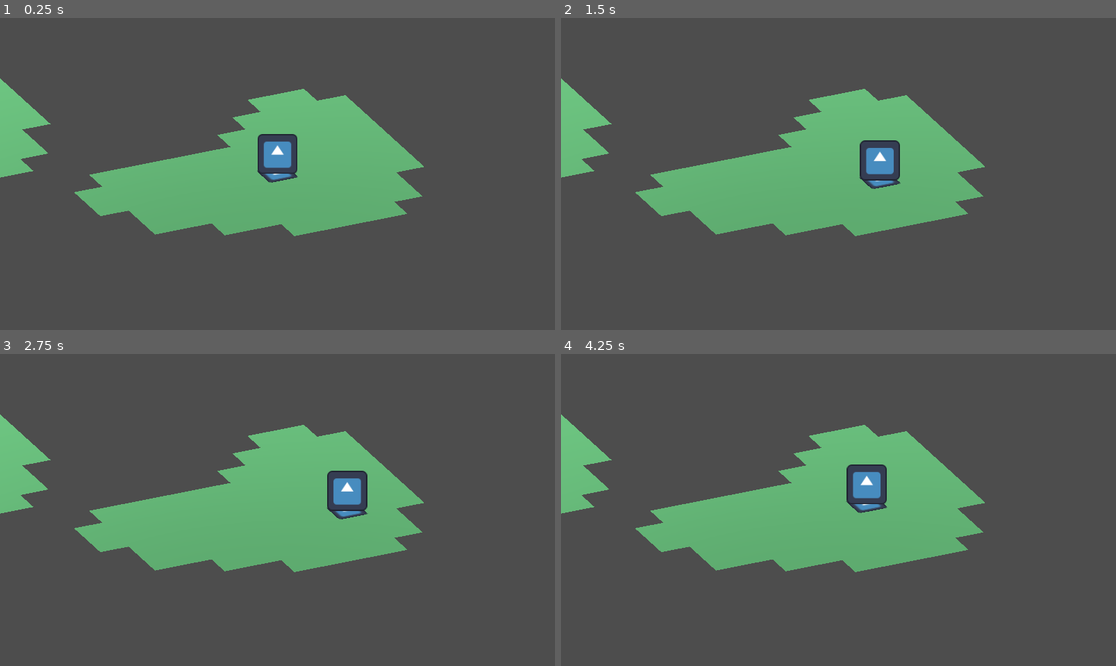
Above: before the commit, frames 1-4 (two rows, left to right).
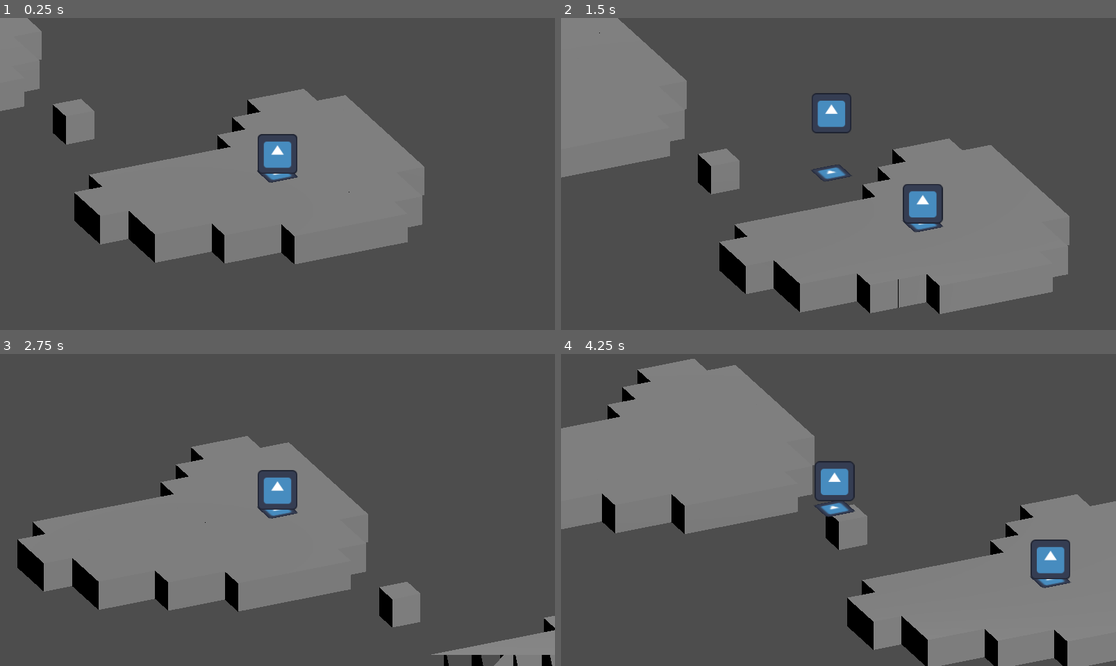
Above: after the commit, the same moments.

Repository: dzil123/littleguy
Game: Godot game, scene res://Game/Game.tscn
Two runs of this game, one before a commit and one after it. Both use one fixed random seed, a clock stepped at 60 frames per second and the inputs below. The engine's default icon, where the game draws it, is replaced by a stand-in: a white triangle on a blue panel in a dark square.
Inputs:
- Up to frame 1 (0.25 s): no input
- Up to frame 2 (1.5 s): tap Enter at 0.5 s; hold Right (ui_right) 0.53-1.28 s; hold Down (ui_down) from 1.28 s (still down)
- Up to frame 3 (2.75 s): release Down (ui_down) at 2.03 s; hold Right (ui_right) from 2.03 s (still down)
- Up to frame 4 (4.25 s): release Right (ui_right) at 2.78 s; hold Up (ui_up) 2.78-3.53 s; hold Left (ui_left) from 3.53 s (still down)

The runs differ from the first frame. In frame 1, 27% of the frame differs, in the area x 0-77%, y 0-79%; in frame 2, 44%; in frame 3, 32%; in frame 4, 51%, in the area x 0-100%, y 1-100%.

Commit message:
tweeny stuff

Diff:
--- a/Game/Game.tscn
+++ b/Game/Game.tscn
@@ -12,6 +12,7 @@
 transform = Transform3D(0.906308, -0.178606, 0.383022, 0, 0.906308, 0.422618, -0.422618, -0.383022, 0.821394, 0, 3, 0)
 
 [node name="Camera3D" type="Camera3D" parent="."]
+process_priority = 5
 transform = Transform3D(1, 0, 0, 0, 1, 0, 0, 0, 1, 0, 0, 10)
 projection = 1
 size = 10.0
--- a/Game/GameCamera.gd
+++ b/Game/GameCamera.gd
@@ -1,11 +1,14 @@
 extends Camera3D
 
+var player
+
+func _ready():
+	player = $"../Logic".find_child("Player", true, false)
+
 func _process(delta):
-	var player = $"../Logic".find_child("Player")
-
-	var weight = 0
+	var weight = 1
 	self.global_position = player.global_position * weight
-	self.global_position += player.get_parent().global_position
-	self.global_position /= weight + 1;
+#	self.global_position += player.get_parent().global_position
+#	self.global_position /= weight + 1;
 
 	self.global_position += Vector3.BACK * 10
--- /dev/null
+++ b/Game/Logic/Actions/IslandHopAction.gd
@@ -0,0 +1,21 @@
+extends Resource
+class_name IslandHopAction
+
+static func do(who: Entity, island: Node) -> bool:
+	var from = who.global_position
+	var to = who.get_parent().get_parent().find_child("StartIsland3").global_position
+	var to2 = island.global_position
+
+	var sprite = who.find_child("Sprite")
+
+	who.tween = who.create_tween()
+	who.tween.tween_property(who, "global_position", to, 0.75).from(from)
+	who.tween.parallel().tween_property(who, "jumpyness", 1.0, 0.75).from(0.0)
+	who.tween.tween_property(who, "global_position", to2, 0.75).from(to)
+	who.tween.parallel().tween_property(who, "jumpyness", 1.0, 0.75).from(0.0)
+	who.tween.play()
+
+	who.pos = Vector3i.ZERO
+	who.get_parent().remove_child(who)
+	island.add_child(who)
+	return true
--- /dev/null
+++ b/Game/Logic/Actions/StepAction.gd
@@ -0,0 +1,13 @@
+extends Resource
+class_name StepAction
+
+static func do(who: Entity, direction: Vector3i) -> bool:
+	if not who.get_parent().is_walkable(who.pos + direction):
+		return IslandHopAction.do(who, who.get_parent().get_parent().find_child("StartIsland2"))
+
+	who.tween = who.create_tween()
+	who.tween.tween_property(who, "position", Vector3(who.pos + direction), 0.1)
+	who.tween.play()
+
+	who.pos += direction
+	return true
--- a/Game/Logic/Entity.gd
+++ b/Game/Logic/Entity.gd
@@ -1,9 +1,18 @@
-extends Sprite3D
+extends Node3D
+class_name Entity
 
+var jumpyness : float = 0
 var pos : Vector3i
+var tween : Tween = null
 
 func _ready():
 	pos = Vector3i(round(position.x), 0, round(position.z))
 
+func is_tweening():
+	return tween != null and tween.is_running()
+
 func _process(delta):
-	position = pos
+	$Sprite.position.y = -jumpyness * (jumpyness - 1) * 6
+	if !is_tweening():
+		position = pos
+		pass
--- a/Game/Logic/Island.tscn
+++ b/Game/Logic/Island.tscn
@@ -1,19 +1,13 @@
-[gd_scene load_steps=5 format=3 uid="uid://d2tk66rty0dqx"]
+[gd_scene load_steps=4 format=3 uid="uid://dik4h38uv7uvr"]
 
 [ext_resource type="Script" path="res://Game/Logic/Island.gd" id="1_mx8u3"]
 
-[sub_resource type="StandardMaterial3D" id="StandardMaterial3D_1bhcv"]
-albedo_color = Color(0.403922, 0.760784, 0.486275, 1)
-
-[sub_resource type="PlaneMesh" id="PlaneMesh_8cgya"]
-material = SubResource("StandardMaterial3D_1bhcv")
-size = Vector2(1, 1)
-center_offset = Vector3(0, -0.5, 0)
+[sub_resource type="BoxMesh" id="BoxMesh_qrh86"]
 
 [sub_resource type="MeshLibrary" id="MeshLibrary_qfthp"]
 item/0/name = ""
-item/0/mesh = SubResource("PlaneMesh_8cgya")
-item/0/mesh_transform = Transform3D(1, 0, 0, 0, 1, 0, 0, 0, 1, 0, 0, 0)
+item/0/mesh = SubResource("BoxMesh_qrh86")
+item/0/mesh_transform = Transform3D(1, 0, 0, 0, 1, 0, 0, 0, 1, 0, -1, 0)
 item/0/shapes = []
 item/0/navigation_mesh_transform = Transform3D(1, 0, 0, 0, 1, 0, 0, 0, 1, 0, 0, 0)
 item/0/navigation_layers = 1
--- a/Game/Logic/Logic.gd
+++ b/Game/Logic/Logic.gd
@@ -2,16 +2,34 @@
 
 @onready var player = $StartIsland/Player;
 
-func _input(event):
-	if event.is_action_pressed("ui_left"):
-		player_step(Vector3i.LEFT)
-	if event.is_action_pressed("ui_right"):
-		player_step(Vector3i.RIGHT)
-	if event.is_action_pressed("ui_up"):
-		player_step(Vector3i.FORWARD)
-	if event.is_action_pressed("ui_down"):
-		player_step(Vector3i.BACK)
+func _process(delta: float):
+	for entity in get_tree().get_nodes_in_group("Entities"):
+		if entity.is_tweening():
+			return
+
+	var success = false
+
+	if Input.is_action_pressed("ui_left"):
+		success = player_step(Vector3i.LEFT)
+	elif Input.is_action_pressed("ui_right"):
+		success = player_step(Vector3i.RIGHT)
+	elif Input.is_action_pressed("ui_up"):
+		success = player_step(Vector3i.FORWARD)
+	elif Input.is_action_pressed("ui_down"):
+		success = player_step(Vector3i.BACK)
+
+	if success:
+		run_npc_turns()
+
+func run_npc_turns():
+#	for npc in player.get_parent().get_children():
+#		if not npc is Entity:
+#			continue
+#		if npc == player:
+#			continue
+#		print(npc)
+#		StepAction.do(npc, Vector3i.UP)
+	pass
 
 func player_step(direction: Vector3i):
-	if player.get_parent().is_walkable(player.pos + direction):
-		player.pos += direction
+	return StepAction.do(player, direction)
--- a/Game/Logic/Logic.tscn
+++ b/Game/Logic/Logic.tscn
@@ -1,9 +1,20 @@
-[gd_scene load_steps=5 format=3 uid="uid://bcg6j2nx66nut"]
+[gd_scene load_steps=8 format=3 uid="uid://bcg6j2nx66nut"]
 
 [ext_resource type="Script" path="res://Game/Logic/Logic.gd" id="1_dk88c"]
 [ext_resource type="PackedScene" uid="uid://dik4h38uv7uvr" path="res://Game/Logic/Island.tscn" id="2_a0nnt"]
 [ext_resource type="Texture2D" uid="uid://5hh8skivfx3s" path="res://icon.svg" id="3_8ntff"]
 [ext_resource type="Script" path="res://Game/Logic/Entity.gd" id="4_lxx3k"]
+[ext_resource type="Script" path="res://Game/Logic/Island.gd" id="5_t6ral"]
+
+[sub_resource type="BoxMesh" id="BoxMesh_qrh86"]
+
+[sub_resource type="MeshLibrary" id="MeshLibrary_qfthp"]
+item/0/name = ""
+item/0/mesh = SubResource("BoxMesh_qrh86")
+item/0/mesh_transform = Transform3D(1, 0, 0, 0, 1, 0, 0, 0, 1, 0, -1, 0)
+item/0/shapes = []
+item/0/navigation_mesh_transform = Transform3D(1, 0, 0, 0, 1, 0, 0, 0, 1, 0, 0, 0)
+item/0/navigation_layers = 1
 
 [node name="Logic" type="Node3D"]
 rotation_order = 0
@@ -11,11 +22,13 @@
 
 [node name="StartIsland" parent="." instance=ExtResource("2_a0nnt")]
 
-[node name="Player" type="Sprite3D" parent="StartIsland"]
+[node name="Player" type="Node3D" parent="StartIsland" groups=["Entities"]]
+script = ExtResource("4_lxx3k")
+
+[node name="Sprite" type="Sprite3D" parent="StartIsland/Player"]
 offset = Vector2(0, 64)
 billboard = 2
 texture = ExtResource("3_8ntff")
-script = ExtResource("4_lxx3k")
 
 [node name="Shadow" type="Sprite3D" parent="StartIsland/Player"]
 transform = Transform3D(1, 0, 0, 0, 1, 0, 0, 0, 1, 0, 0.001, 0)
@@ -24,5 +37,35 @@
 render_priority = -1
 texture = ExtResource("3_8ntff")
 
+[node name="Entity" type="Node3D" parent="StartIsland" groups=["Entities"]]
+script = ExtResource("4_lxx3k")
+
+[node name="Sprite" type="Sprite3D" parent="StartIsland/Entity"]
+offset = Vector2(0, 64)
+billboard = 2
+texture = ExtResource("3_8ntff")
+
+[node name="Shadow" type="Sprite3D" parent="StartIsland/Entity"]
+transform = Transform3D(1, 0, 0, 0, 1, 0, 0, 0, 1, 0, 0.001, 0)
+pixel_size = 0.008
+axis = 1
+render_priority = -1
+texture = ExtResource("3_8ntff")
+
 [node name="StartIsland2" parent="." instance=ExtResource("2_a0nnt")]
-transform = Transform3D(1, -1.49012e-08, 0, -1.49012e-08, 1, 2.98023e-08, 2.98023e-08, 0, 1, -9.49346, 0, -8.01309)
+transform = Transform3D(1, 0, 0.000453786, 0, 1, 0, -0.000453786, 0, 1, -6.776, 0, -14.5174)
+
+[node name="StartIsland3" type="Node3D" parent="."]
+unique_name_in_owner = true
+transform = Transform3D(1, 0, 0.000453786, 0, 1, 0, -0.000453786, 0, 1, -3.80258, 0, -7.32884)
+script = ExtResource("5_t6ral")
+
+[node name="GridMap" type="GridMap" parent="StartIsland3"]
+unique_name_in_owner = true
+transform = Transform3D(1, 0, 0, 0, 1, 0, 0, 0, 1, -0.5, 0, -0.5)
+mesh_library = SubResource("MeshLibrary_qfthp")
+cell_size = Vector3(1, 1, 1)
+data = {
+"cells": PackedInt32Array(0, 0, 0)
+}
+metadata/_edit_lock_ = true
